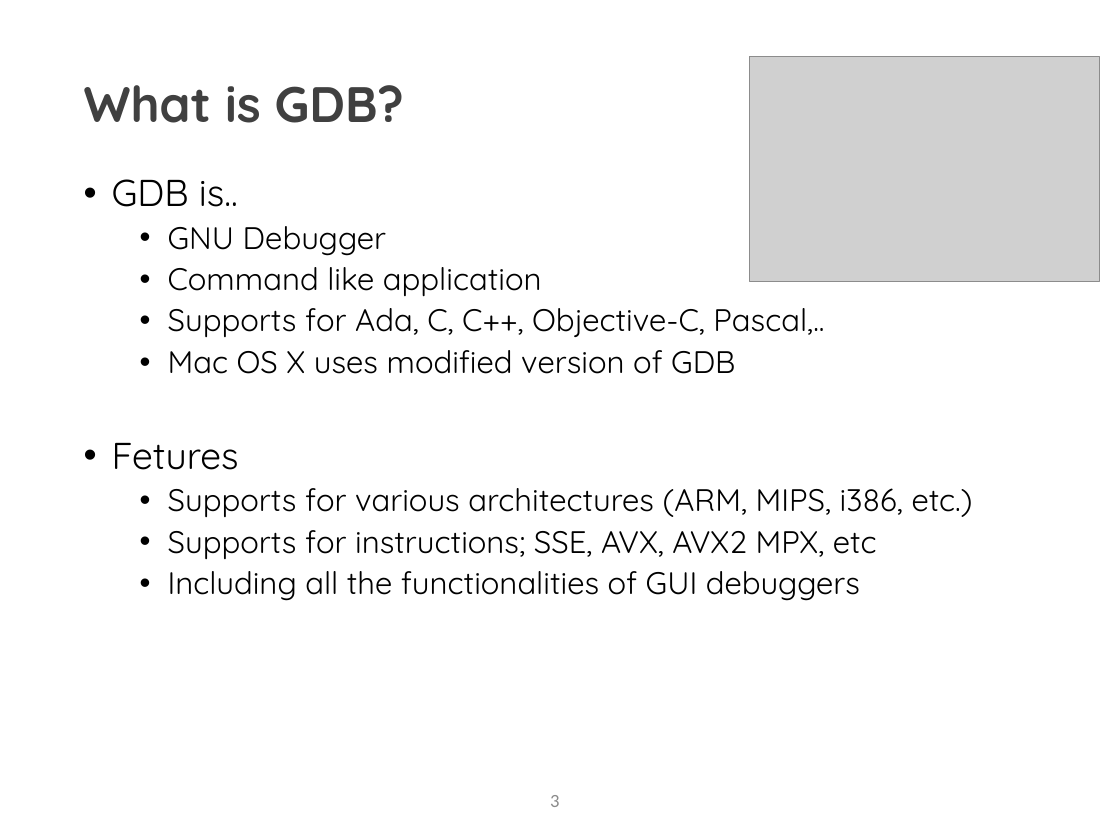
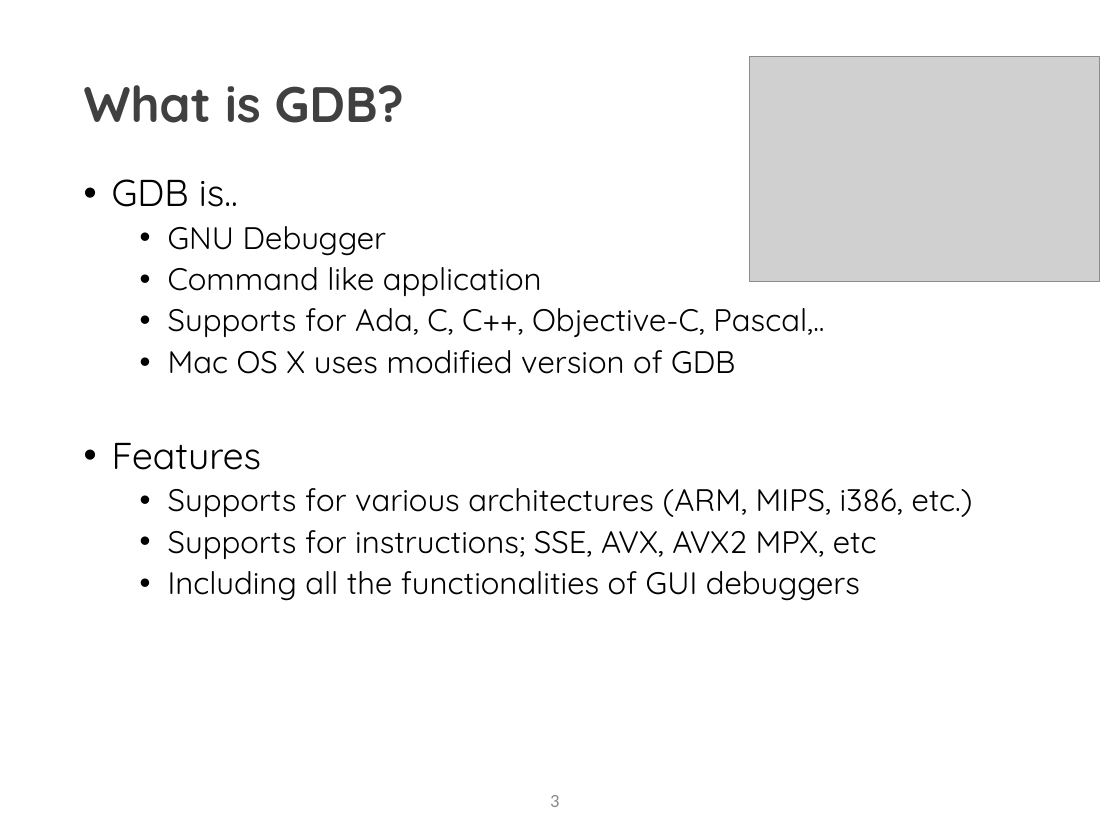
Before and after one commit to A-KL/my-iot, a slide deck: slide 3 of projects/GdbDemo/Demo.pptx. Drawn at 1120x840 pixels with LibreOffice and Linux fonts; fonts in the diff are those of the drawing; grey boxes stand for pictures; background and template pictures are left out. Boxes give left, top, right and bottom in pixels: in the first picture for what was removed or moved away, otherwise in the second. Text is boxed around its words. In the diff, an @@ line names an element or a change of style, - is before the commit and + after.

```diff
--- a/projects/GdbDemo/Demo.pptx
+++ b/projects/GdbDemo/Demo.pptx
@@ text at box(112, 443, 262, 470): text changed @@
-• Fetures
+• Features
```
Also in this commit, not shown: 1 other slide changed, 1 slide removed, 4 other files.
